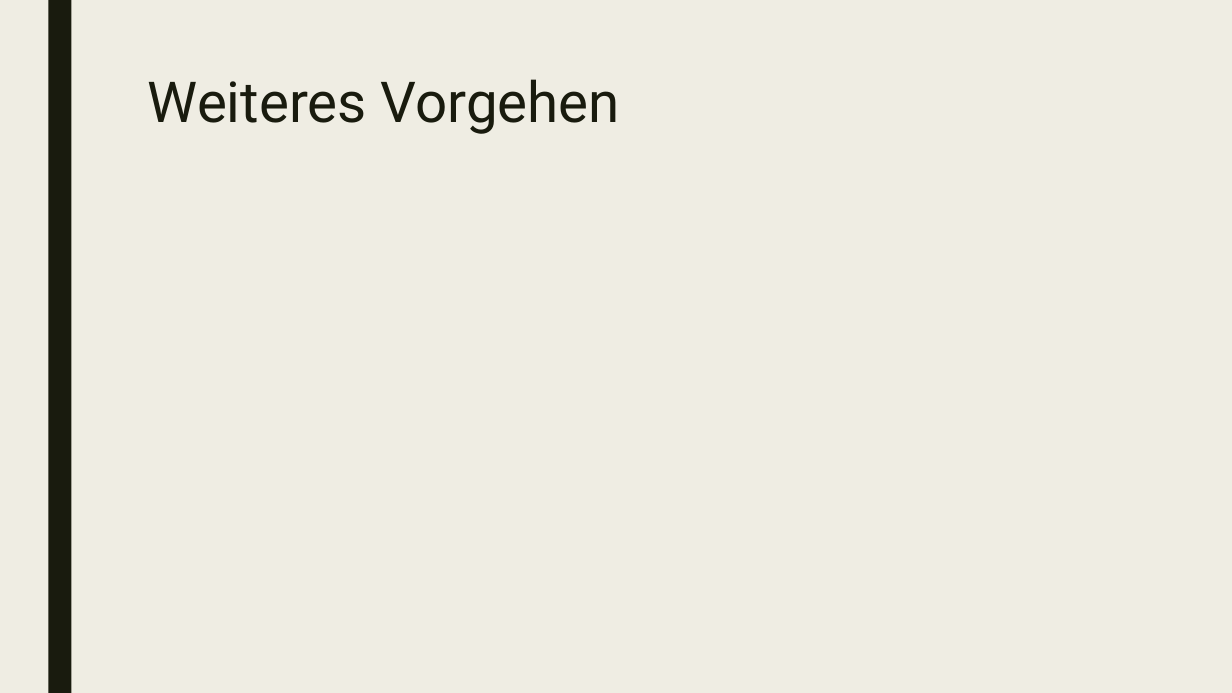
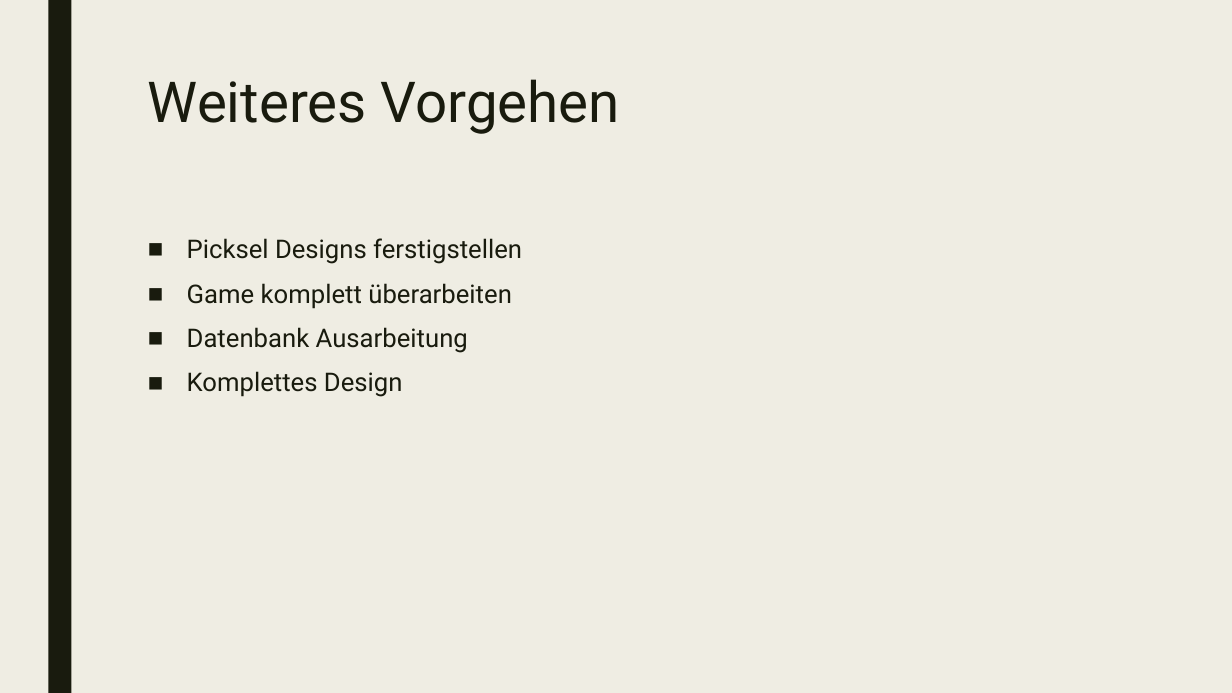
Before and after one commit to Nicolas070707/Bit-Bird, a slide deck: slide 5 of Dokumentation/Projektstand_2024.pptx. Drawn at 1232x693 pixels with LibreOffice and Linux fonts; fonts in the diff are those of the drawing. Boxes give left, top, right and bottom in pixels: in the first picture for what was removed or moved away, otherwise in the second. Text is boxed around its words. In the diff, an @@ line names an element or a change of style, - is before the commit and + after.

```diff
--- a/Dokumentation/Projektstand_2024.pptx
+++ b/Dokumentation/Projektstand_2024.pptx
@@ text added at bbox=[187, 238, 522, 397], 20 pt, text #191B0E @@
+■ Picksel Designs ferstigstellen
+■ Game komplett überarbeiten
+■ Datenbank Ausarbeitung
+■ Komplettes Design
```
Also in this commit, not shown: 1 other slide changed, 1 slide added, 1 slide removed, 9 other files.
